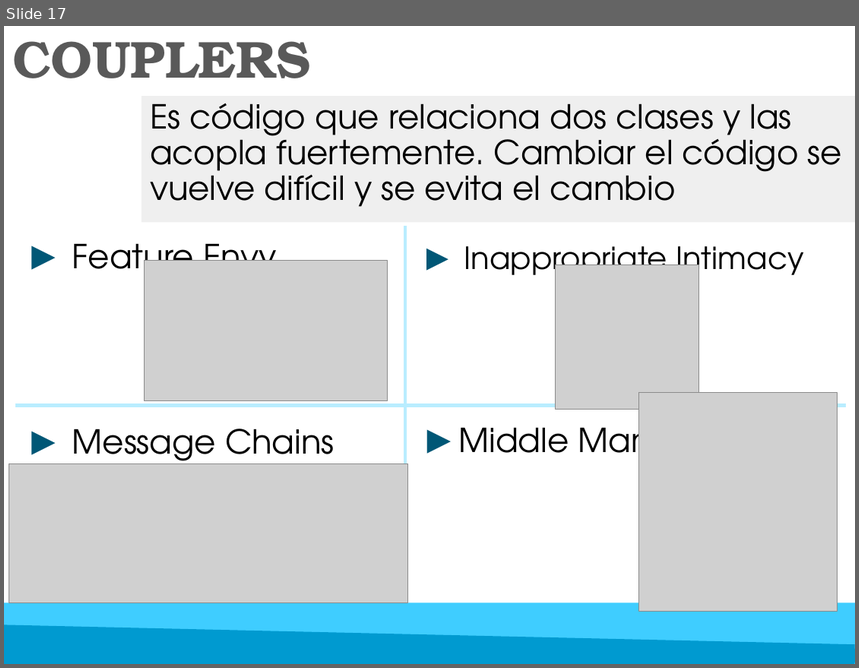
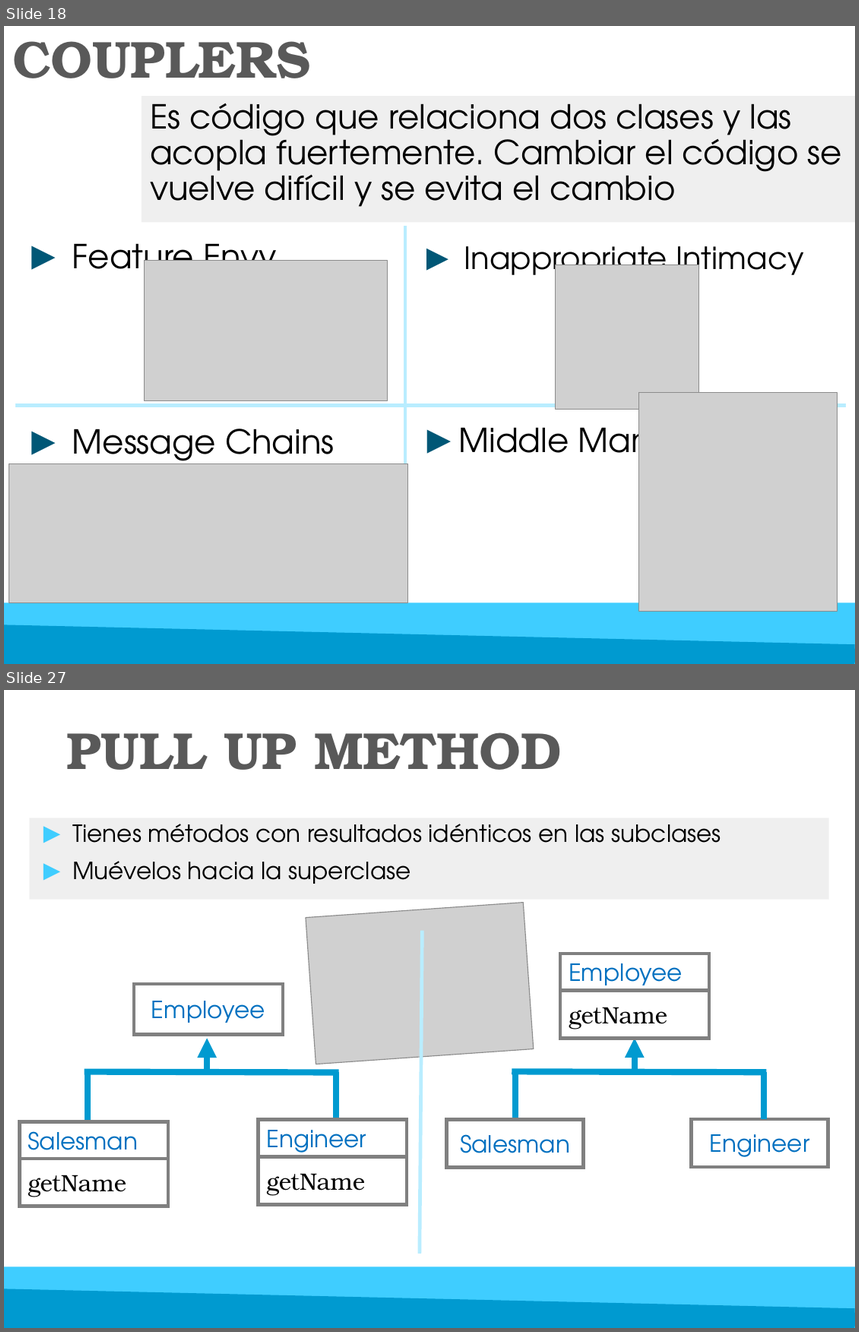
Before and after one commit to luisgepeto/RefactoringCourse, a slide deck: Presentacion/Refactoring.pptx. Shown one above the other, each under a label of ours: slide 17 before the commit, slides 18 and 27 after it; the slides between them are not shown. The pictures are 859x668 and 859x1332 pixels, drawn with LibreOffice and Linux fonts; fonts in the diff are those of the drawing; grey boxes stand for pictures. Boxes give left, top, right and bottom in pixels: in the first picture for what was removed or moved away, otherwise in the second. Text is boxed around its words. In the diff, an @@ line names an element or a change of style, - is before the commit and + after.

```diff
--- a/Presentacion/Refactoring.pptx
+++ b/Presentacion/Refactoring.pptx
@@ slide 27 added at [4,690,855,1328], background #FFFFFF @@
@@ title added at [67,733,562,770], 44 pt, text #595959, bold @@
+PULL UP METHOD
@@ text added at [30,818,829,900], fill #D9D9D9 at 40% opacity, 20 pt, text #000000 @@
+► Tienes métodos con resultados idénticos en las subclases
+► Muévelos hacia la superclase
@@ picture added at [306,902,533,1064] @@
@@ line added from (422, 931) to (420, 1253), #B9EDFF 3 pt @@
@@ rectangle added at [560,954,709,990], outline #808080 3 pt, 20 pt, text #0070C0 @@
+Employee
@@ rectangle added at [134,985,283,1035], outline #808080 3 pt, 20 pt, text #0070C0 @@
+Employee
@@ rectangle added at [560,990,709,1038], outline #808080 3 pt, 20 pt, text #000000 @@
+getName
@@ arrow added from (208, 1072) to (208, 1038), #009AD0 5.5 pt @@
@@ arrow added from (635, 1072) to (635, 1038), #009AD0 5.5 pt @@
@@ line added from (84, 1072) to (339, 1073), #009AD0 5.25 pt @@
@@ line added from (88, 1120) to (88, 1073), #009AD0 5.25 pt @@
@@ line added from (336, 1120) to (336, 1072), #009AD0 5.25 pt @@
@@ line added from (512, 1072) to (767, 1072), #009AD0 5.25 pt @@
@@ line added from (515, 1120) to (515, 1072), #009AD0 5.25 pt @@
@@ line added from (764, 1119) to (764, 1072), #009AD0 5.25 pt @@
@@ rectangle added at [19,1122,168,1158], outline #808080 3 pt, 20 pt, text #0070C0 @@
+Salesman
@@ rectangle added at [259,1120,408,1157], outline #808080 3 pt, 20 pt, text #0070C0 @@
+Engineer
@@ rectangle added at [446,1120,584,1167], outline #808080 3 pt, 20 pt, text #0070C0 @@
+Salesman
@@ rectangle added at [692,1120,829,1167], outline #808080 3 pt, 20 pt, text #0070C0 @@
+Engineer
@@ rectangle added at [19,1159,168,1207], outline #808080 3 pt, 20 pt, text #000000 @@
+getName
@@ rectangle added at [259,1157,408,1205], outline #808080 3 pt, 20 pt, text #000000 @@
+getName
@@ rectangle added at [4,1267,855,1328], fill #3FCDFF @@
@@ freeform shape added at [4,1289,855,1328], fill #009AD0 @@
@@ what was slide 17 is now slide 18 @@
```
Also in this commit, not shown: 9 slides changed, 25 other slides added, 4 other files.
